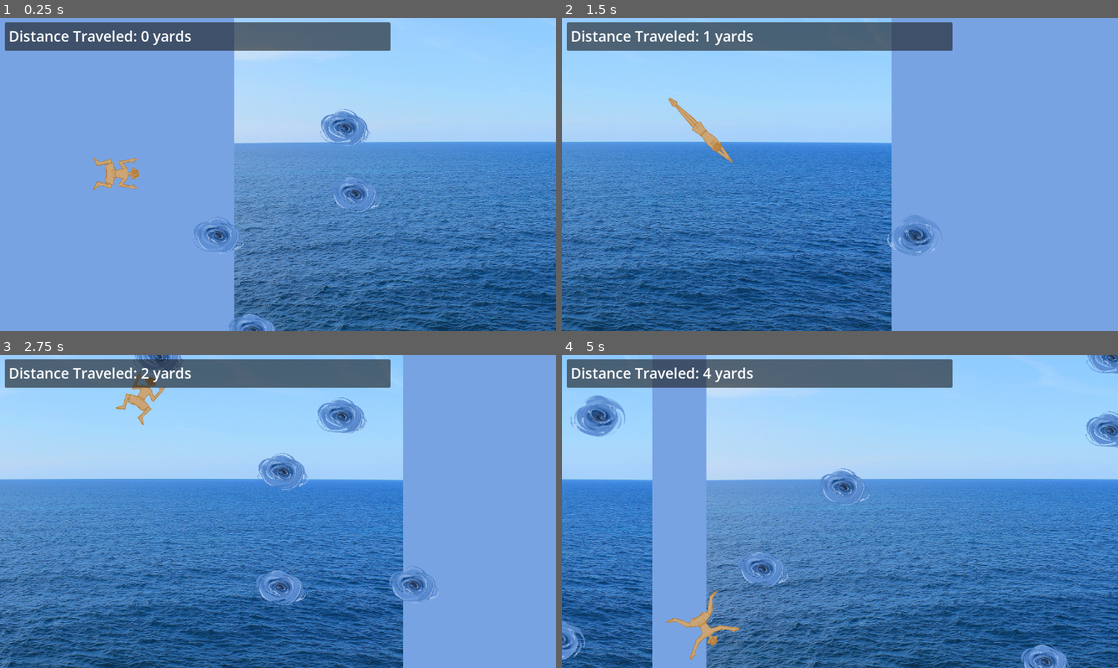
Above: before the commit, frames 1-4 (two rows, left to right).
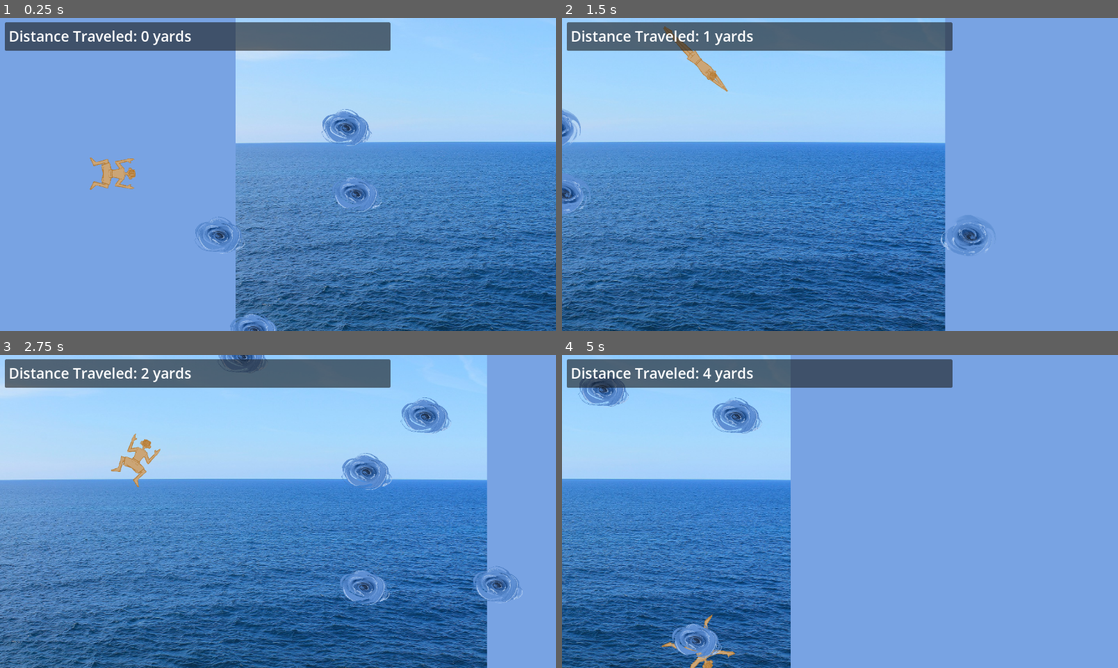
Above: after the commit, the same moments.

Repository: sophieTheProgrammer/microjam-island-61
Game: Godot game, scene res://scenes/game.tscn
Same seed, same stepped clock (60 frames per second), same inputs: the game is played once before the commit and once after it.
Inputs (mouse positions are in pixels of both pictures, inside the frame that each line leads up to):
- Up to frame 1 (0.25 s): no input
- Up to frame 2 (1.5 s): tap Enter (ui_accept) at 0.5, 0.77 s; move the mouse to (962, 158) at 0.52 s; hold Up (up) 0.53-1.28 s; click (962, 158) at 0.6 s; move the mouse to (728, 190) at 1.27 s; hold Down (down) from 1.28 s (still down); click (728, 190) at 1.35 s
- Up to frame 3 (2.75 s): tap Enter (ui_accept) at 1.52 s; move the mouse to (333, 442) at 2.02 s; release Down (down) at 2.03 s; hold Up (up) from 2.03 s (still down); click (333, 442) at 2.1 s
- Up to frame 4 (5 s): move the mouse to (812, 574) at 2.77 s; click (812, 574) at 2.85 s; tap Enter (ui_accept) at 3.02, 3.77, 4.52 s; move the mouse to (1006, 558) at 3.52 s; release Up (up) at 3.53 s; hold Down (down) from 3.53 s (still down); click (1006, 558) at 3.6 s; move the mouse to (673, 464) at 4.27 s; click (673, 464) at 4.35 s

The runs differ from the first frame. In frame 1, 7.6% of the frame differs, in the area x 16-100%, y 0-100%; in frame 2, 25%; in frame 3, 37%; in frame 4, 78%, in the area x 0-100%, y 0-100%.

Commit message:
variable adjsutments

Diff:
--- a/scripts/player.gd
+++ b/scripts/player.gd
@@ -1,10 +1,10 @@
 extends CharacterBody2D
 
 
-const SPEED = 800.0
-const y_multiplier = 5
-const acceleration = 20
-const buffer = 100
+const SPEED = 750
+const y_multiplier = 2
+const acceleration = 15
+const buffer = 50
 var direction = 0
 func _ready() -> void:
 	Global.player_node = self
